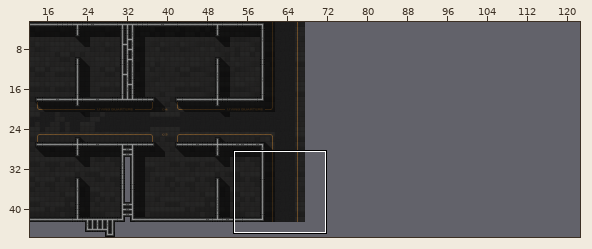
Level history. Tiled map: Momo/TestGame/TestGameContent/maps/1_living_quarters/1_living_quarters.tmx. Above, an overview of the earlier version with the close-up marked.
Close-up. Before:
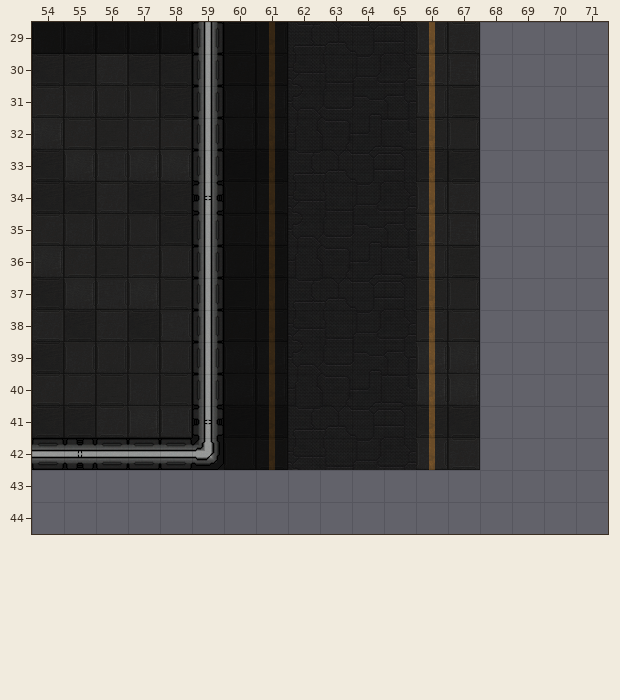
Cells are 32x32 px. Shown: x 54..71, y 29..44. The commit also changed other parts of the map, which this record leaves out.
After:
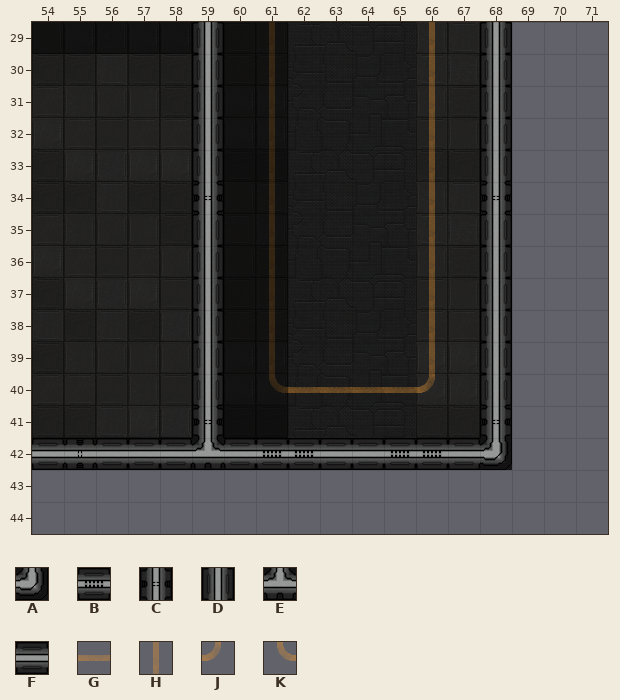
Key: from "ceiling": A 11, B 12, C 16, D 20, E 26, F 28; from "text": G 8, H 9, J 11, K 12.
_ is an empty cell, . an unchanged one.
Change:
--- layer "Text"
@@ x 61..66 @@
-40 H____H
-41 H....H
+40 KGGGGJ
+41 _...._
--- layer "Walls"
@@ x 59..68 @@
-29 ........._
-30 ........._
-31 ........._
-32 ........._
-33 ........._
-34 ........._
-35 ........._
-36 ........._
-37 ........._
-38 ........._
-39 ........._
-40 ........._
-41 ........._
-42 A_________
+29 .........D
+30 .........D
+31 .........D
+32 .........D
+33 .........D
+34 .........C
+35 .........D
+36 .........D
+37 .........D
+38 .........D
+39 .........D
+40 .........D
+41 .........C
+42 EFBBFFBBFA
